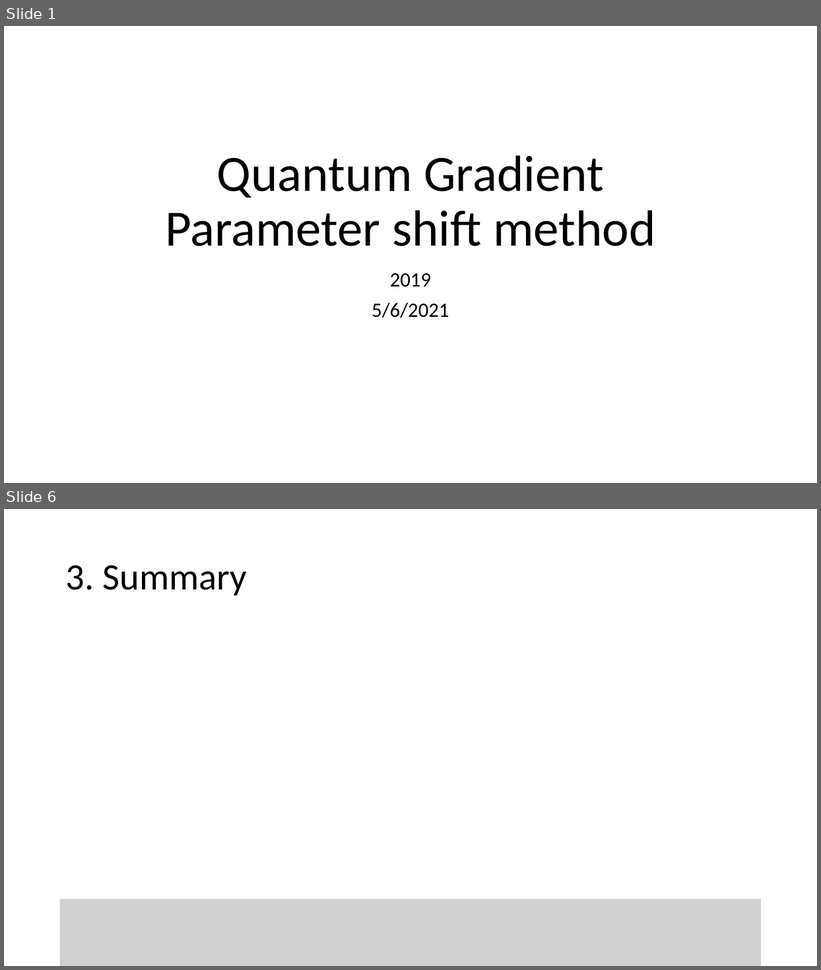
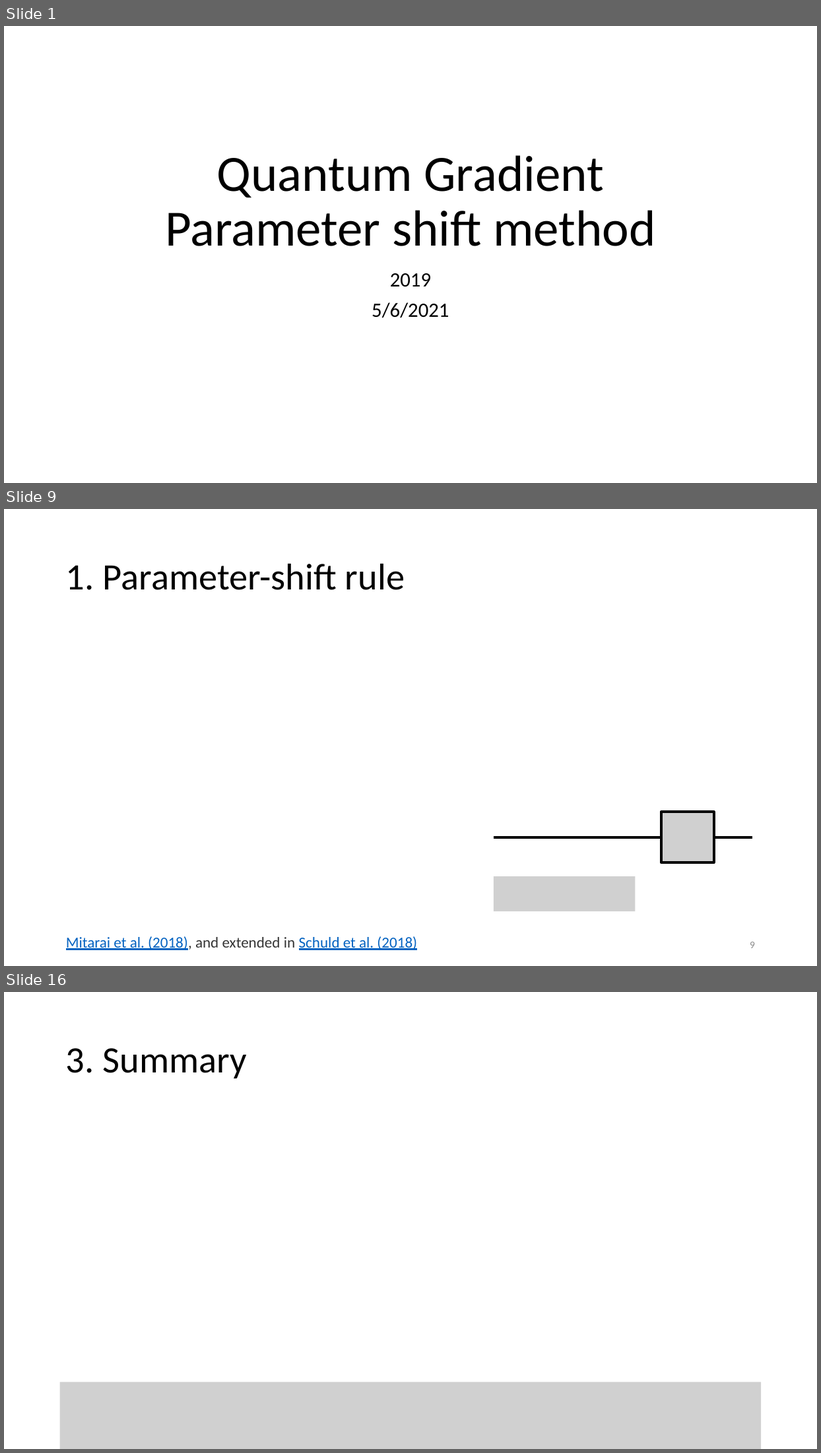
Before and after one commit to vutuanhai237/CourseMaterialsUIT, a slide deck: SExxx-Programming for quantum computer/Slide/x. Quantum Gradient.pptx. Shown one above the other, each under a label of ours: slides 1 and 6 before the commit, slides 1, 9 and 16 after it; the slides between them are not shown. The pictures are 821x970 and 821x1453 pixels, drawn with LibreOffice and Linux fonts; fonts in the diff are those of the drawing; grey boxes stand for pictures. Boxes give left, top, right and bottom in pixels: in the first picture for what was removed or moved away, otherwise in the second. Text is boxed around its words. In the diff, an @@ line names an element or a change of style, - is before the commit and + after.

```diff
--- a/SExxx-Programming for quantum computer/Slide/x. Quantum Gradient.pptx
+++ b/SExxx-Programming for quantum computer/Slide/x. Quantum Gradient.pptx
@@ slide 9 added at <box>4,509,817,966</box>, background #FFFFFF @@
@@ title added at <box>66,563,405,590</box>, 44 pt, text #000000 @@
+1. Parameter-shift rule
@@ picture added at <box>661,812,714,863</box> @@
@@ line added from (494, 838) to (752, 838), #000000 3 pt @@
@@ picture added at <box>494,877,636,912</box> @@
@@ text added at <box>66,937,417,951</box>, 18 pt, text #0563C1, underline @@
+Mitarai et al. (2018), and extended in Schuld et al. (2018)
@@ page number added at <box>750,942,755,949</box>, 12 pt, text #8C8C8C @@
+9
@@ what was slide 6 is now slide 16 @@
```
Also in this commit, not shown: 15 slides changed, 34 other slides added, 20 other files.
